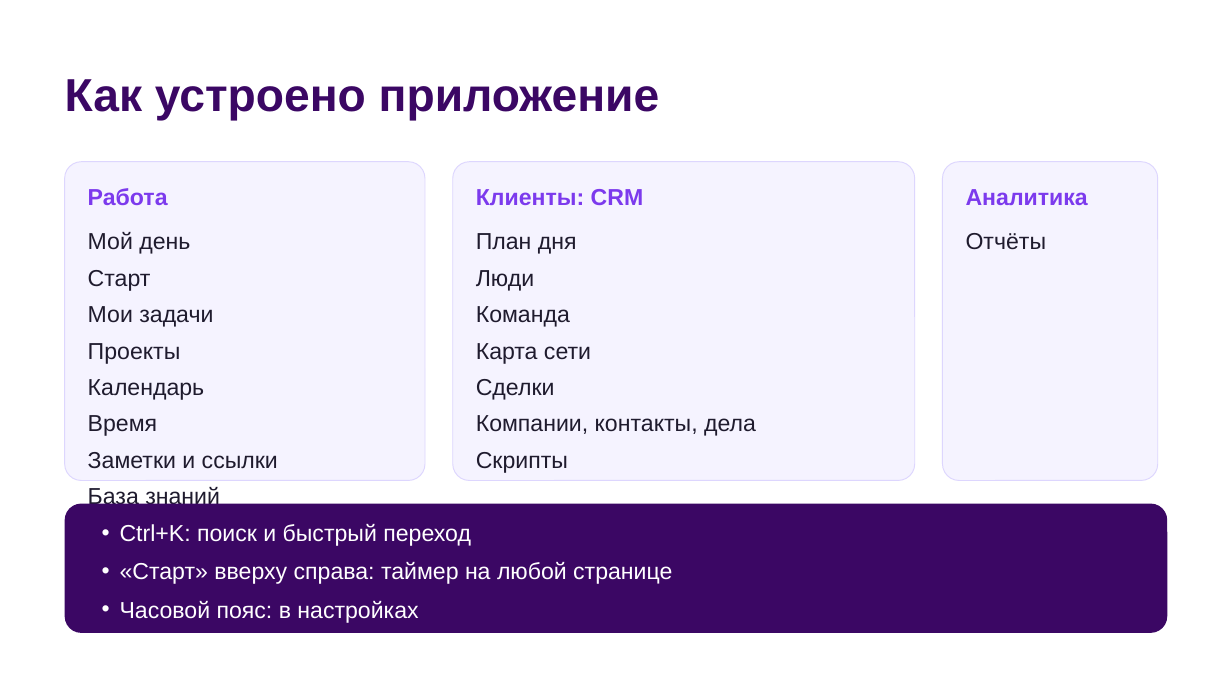
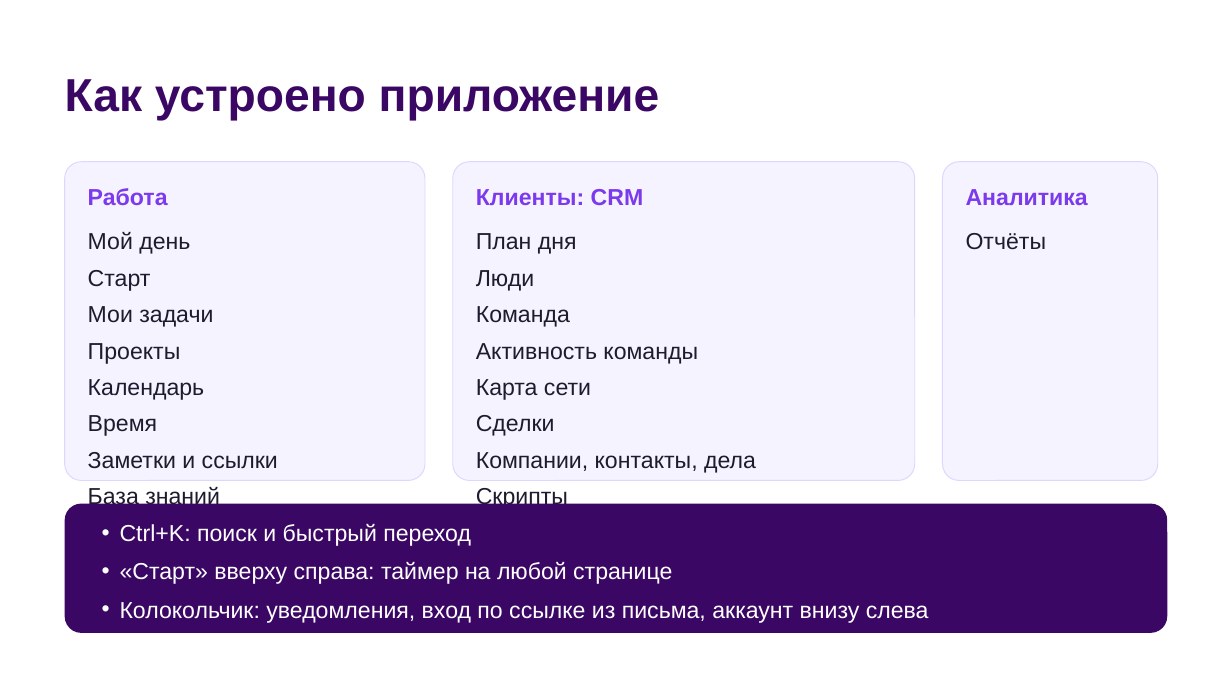
Before and after one commit to andreiyasinski89/Eagle-Control, a slide deck: slide 4 of public/guide/MeetOwl-presentation-ru.pptx. Drawn at 1232x693 pixels with LibreOffice and Linux fonts; fonts in the diff are those of the drawing. Boxes give left, top, right and bottom in pixels: in the first picture for what was removed or moved away, otherwise in the second. Text is boxed around its words. In the diff, an @@ line names an element or a change of style, - is before the commit and + after.

```diff
--- a/public/guide/MeetOwl-presentation-ru.pptx
+++ b/public/guide/MeetOwl-presentation-ru.pptx
@@ text at (476, 343, 698, 364): paragraph added @@
+Активность команды
@@ text at (120, 602, 929, 623): text changed @@
-• Часовой пояс: в настройках
+• Колокольчик: уведомления, вход по ссылке из письма, аккаунт внизу слева
```
Also in this commit, not shown: 5 other slides changed, 4 slides added, 14 other files.
